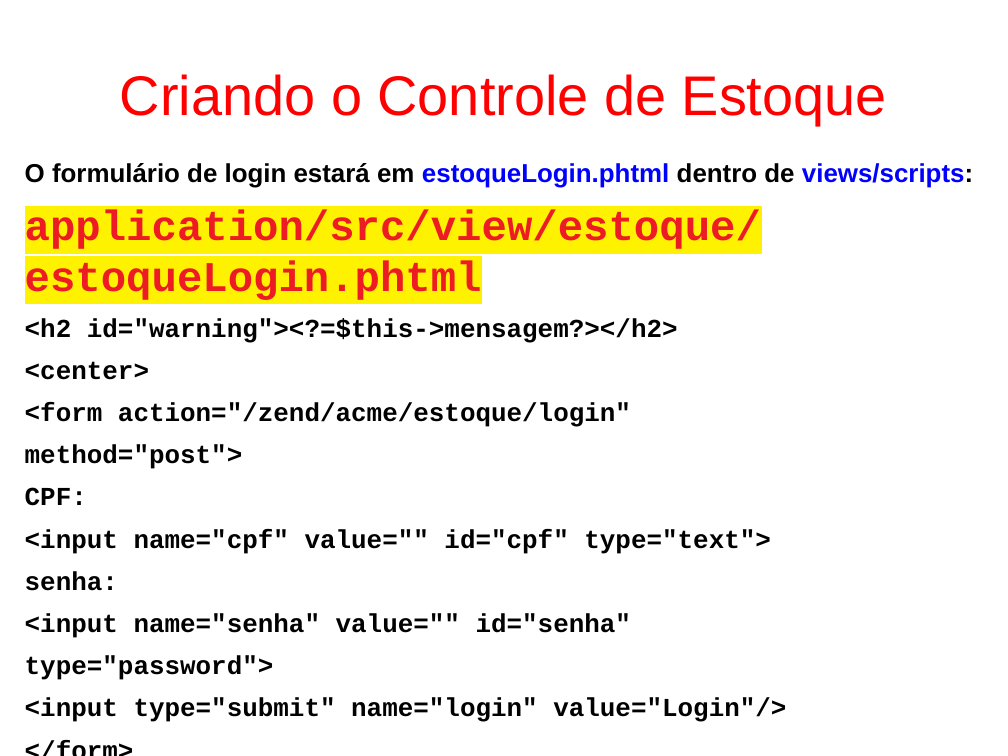
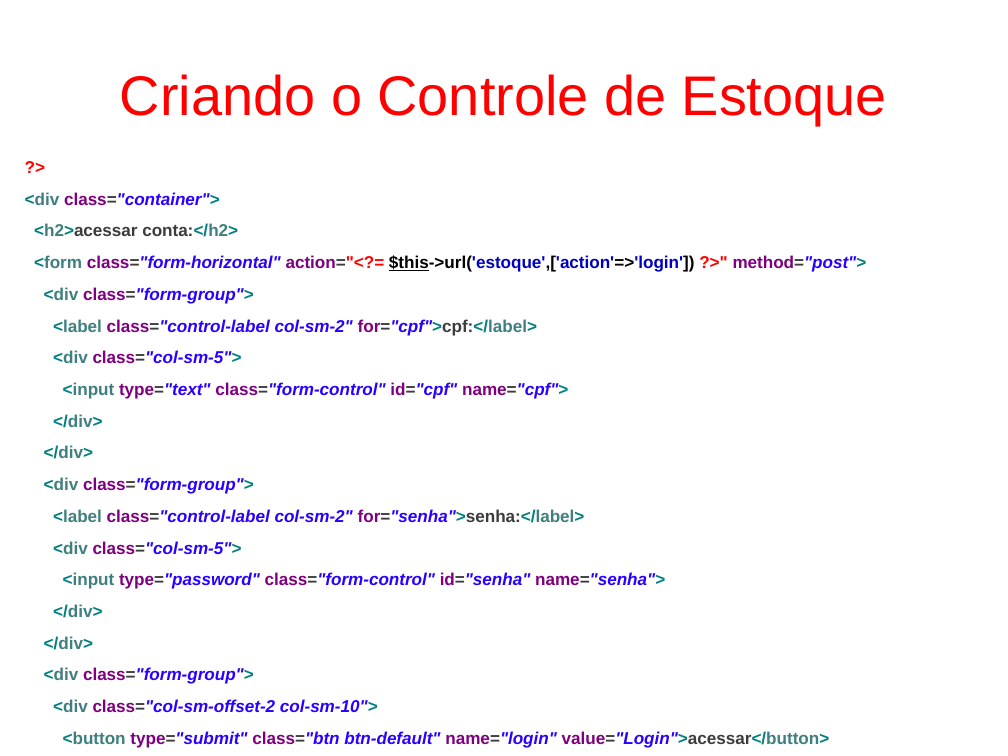
Before and after one commit to fgsl/lojasacme, a slide deck: slide 142 of docs/tutorial.odp (slide 124 before the commit). Drawn at 1008x756 pixels with LibreOffice and Linux fonts; fonts in the diff are those of the drawing. Boxes give left, top, right and bottom in pixels: in the first picture for what was removed or moved away, otherwise in the second. Text is boxed around its words. In the diff, an @@ line names an element or a change of style, - is before the commit and + after.

```diff
--- a/docs/tutorial.odp
+++ b/docs/tutorial.odp
@@ text at (25,192,867,748): text changed; size 20.4 to 13.5 pt; font Courier New to Arial; text colour #000000 to #008080 @@
-</center>
+</div>
@@ text "?>" at (25,192,867,748): size 20.4 to 13.5 pt, font Courier New to Arial, text colour #000000 to #008080, text colour #000000 to #3F7F7F in "</form>" @@
@@ text at (25,192,867,748): text changed; size 20.4 to 13.5 pt; font Courier New to Arial; text colour #000000 to #2A00FF @@
-O formulário de login estará em estoqueLogin.phtml dentro de views/scripts:
-application/src/view/estoque/estoqueLogin.phtml
-<h2 id="warning"><?=$this->mensagem?></h2>
-<center>
-<form action="/zend/acme/estoque/login"
-method="post">
-CPF:
-<input name="cpf" value="" id="cpf" type="text">
-senha:
-<input name="senha" value="" id="senha"
-type="password">
-<input type="submit" name="login" value="Login"/>
+?>
+<div class="container">
+<h2>acessar conta:</h2>
+<form class="form-horizontal" action="<?= $this->url('estoque',['action'=>'login']) ?>" method="post">
+<div class="form-group">
+<label class="control-label col-sm-2" for="cpf">cpf:</label>
+<div class="col-sm-5">
+<input type="text" class="form-control" id="cpf" name="cpf">
+</div>
+</div>
+<div class="form-group">
+<label class="control-label col-sm-2" for="senha">senha:</label>
+<div class="col-sm-5">
+<input type="password" class="form-control" id="senha" name="senha">
+</div>
+</div>
+<div class="form-group">
+<div class="col-sm-offset-2 col-sm-10">
+<button type="submit" class="btn btn-default" name="login" value="Login">acessar</button>
+</div>
+</div>
```
Also in this commit, not shown: 23 other slides changed, 52 slides added, 18 slides removed.
